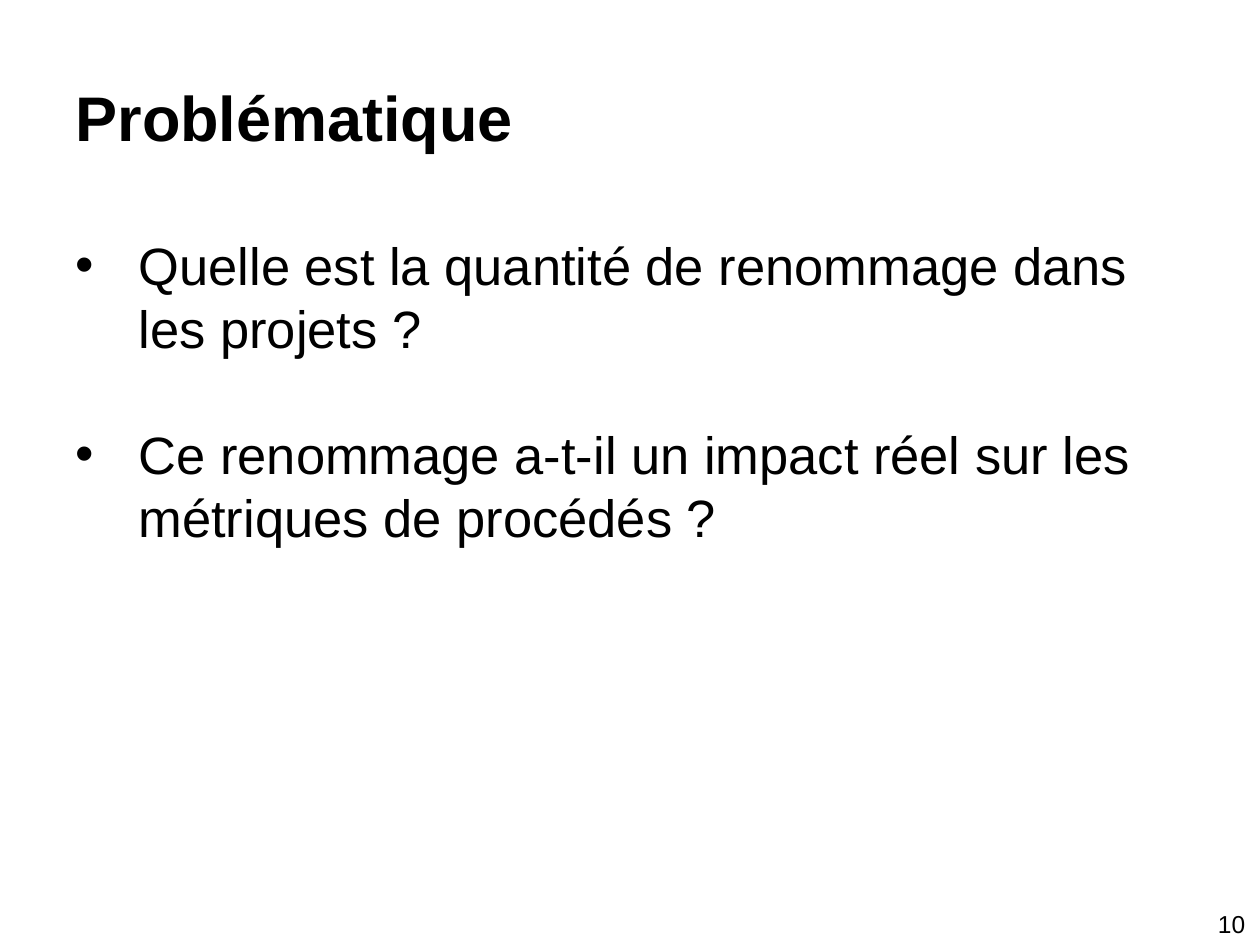
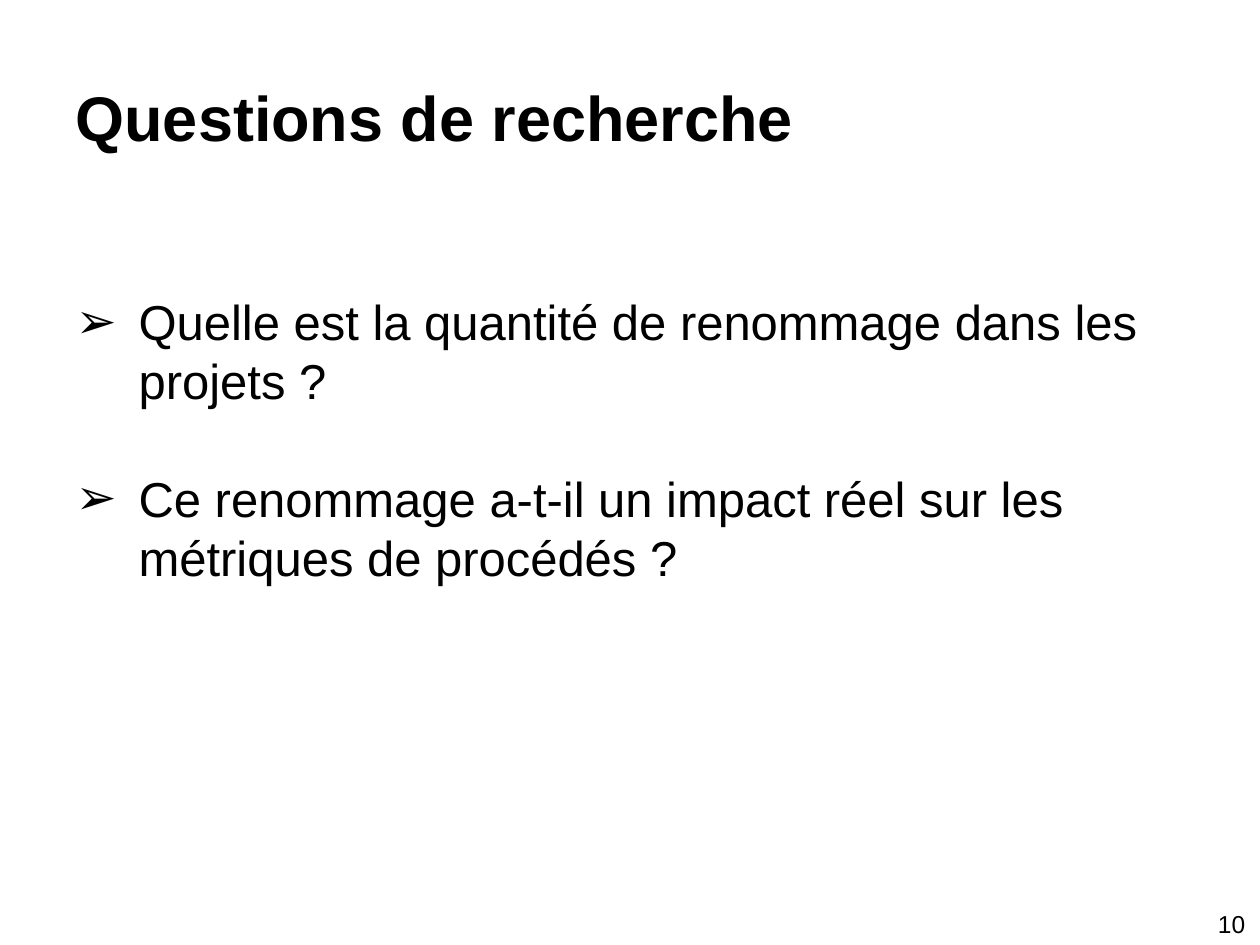
Before and after one commit to stonesong/Stage, a slide deck: slide 10 of presentation/presStageM2.pptx. Drawn at 1260x945 pixels with LibreOffice and Linux fonts; fonts in the diff are those of the drawing. Boxes give left, top, right and bottom in pixels: in the first picture for what was removed or moved away, otherwise in the second. Text is boxed around its words. In the diff, an @@ line names an element or a change of style, - is before the commit and + after.

```diff
--- a/presentation/presStageM2.pptx
+++ b/presentation/presStageM2.pptx
@@ title at (76, 95, 793, 153): text changed @@
-Problématique
+Questions de recherche
@@ text "Quelle est la quantité de ..." at (139, 304, 1138, 586): size 30 to 28 pt; bullet • to ➢ @@
```
Also in this commit, not shown: 16 other slides changed, 4 slides added, 1 slide removed, 1 other file.
